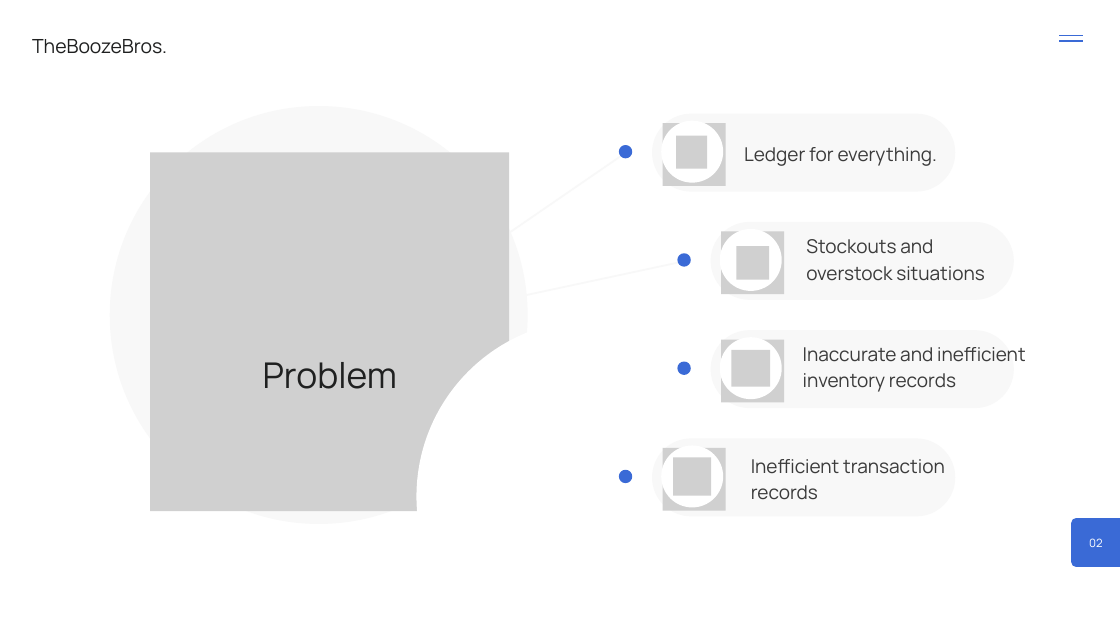
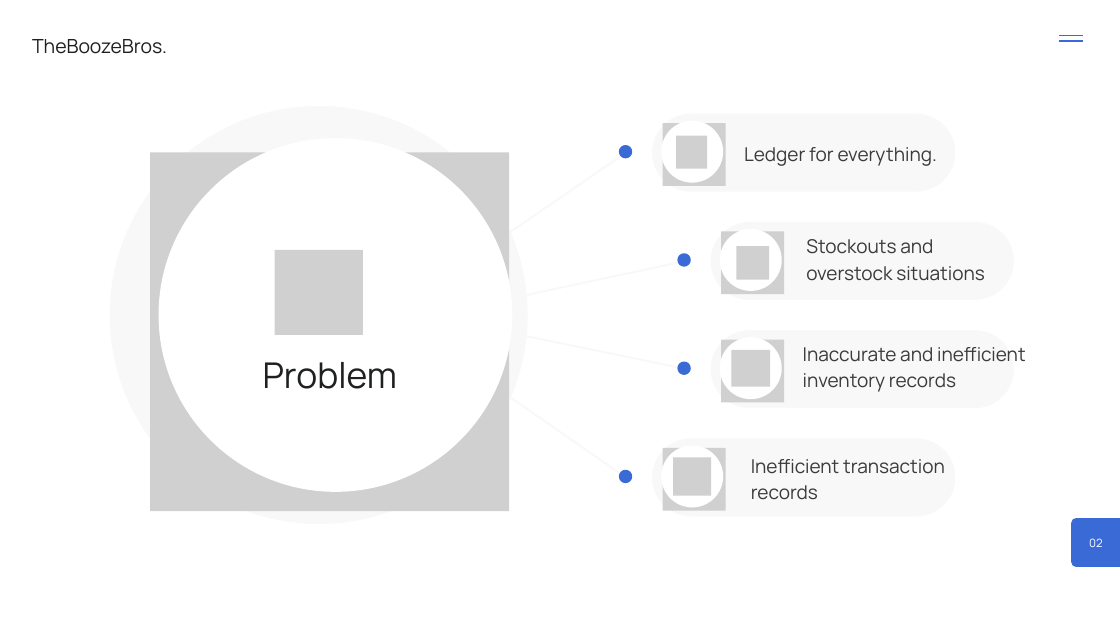
Before and after one commit to nischhal-hub/Resham, a slide deck: slide 2 of Resham.pptx. Drawn at 1120x630 pixels with LibreOffice and Linux fonts; fonts in the diff are those of the drawing; grey boxes stand for pictures. Boxes give left, top, right and bottom in pixels: in the first picture for what was removed or moved away, otherwise in the second. Text is boxed around its words. In the diff, an @@ line names an element or a change of style, - is before the commit and + after.

Commit message:
modified pptx final

```diff
--- a/Resham.pptx
+++ b/Resham.pptx
@@ freeform shape: place and size @@
-freeform shape at box(417, 320, 771, 630)
+freeform shape at box(158, 138, 512, 492)
```
